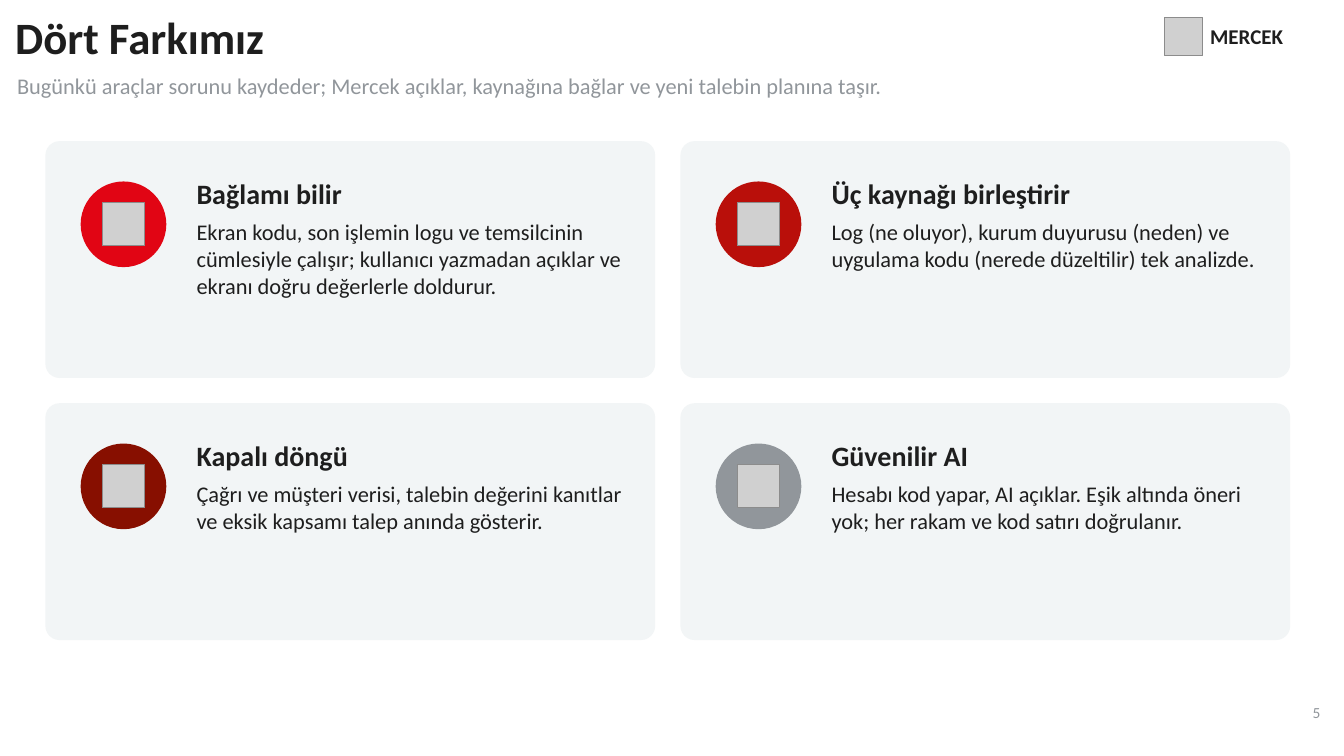
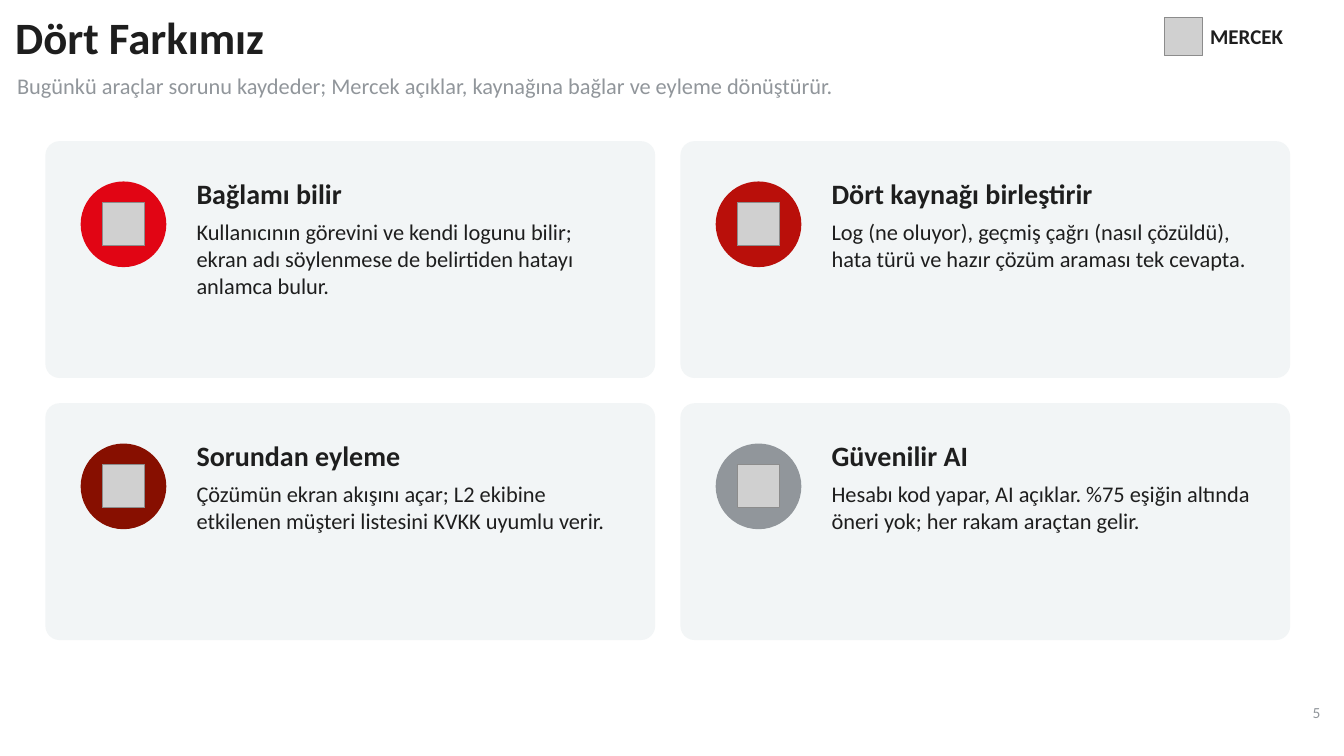
Before and after one commit to SeyhanAmasyalii/ZTHackathonStudyWithData, a slide deck: slide 5 of presentation/Mercek_AI_Overflow_Sunum.pptx. Drawn at 1344x756 pixels with LibreOffice and Linux fonts; fonts in the diff are those of the drawing; grey boxes stand for pictures; background and template pictures are left out. Boxes give left, top, right and bottom in pixels: in the first picture for what was removed or moved away, otherwise in the second. Text is boxed around its words. In the diff, an @@ line names an element or a change of style, - is before the commit and + after.

```diff
--- a/presentation/Mercek_AI_Overflow_Sunum.pptx
+++ b/presentation/Mercek_AI_Overflow_Sunum.pptx
@@ text at (x1=17, y1=78, x2=832, y2=98): text changed @@
-Bugünkü araçlar sorunu kaydeder; Mercek açıklar, kaynağına bağlar ve yeni talebin planına taşır.
+Bugünkü araçlar sorunu kaydeder; Mercek açıklar, kaynağına bağlar ve eyleme dönüştürür.
@@ text at (x1=832, y1=184, x2=1245, y2=271): text changed @@
-Üç kaynağı birleştirir
-Log (ne oluyor), kurum duyurusu (neden) ve uygulama kodu (nerede düzeltilir) tek analizde.
+Dört kaynağı birleştirir
+Log (ne oluyor), geçmiş çağrı (nasıl çözüldü), hata türü ve hazır çözüm araması tek cevapta.
@@ text at (x1=197, y1=224, x2=573, y2=294): text changed @@
-Ekran kodu, son işlemin logu ve temsilcinin cümlesiyle çalışır; kullanıcı yazmadan açıklar ve ekranı doğru değerlerle doldurur.
+Kullanıcının görevini ve kendi logunu bilir; ekran adı söylenmese de belirtiden hatayı anlamca bulur.
@@ text at (x1=197, y1=446, x2=604, y2=533): text changed @@
-Kapalı döngü
-Çağrı ve müşteri verisi, talebin değerini kanıtlar ve eksik kapsamı talep anında gösterir.
+Sorundan eyleme
+Çözümün ekran akışını açar; L2 ekibine etkilenen müşteri listesini KVKK uyumlu verir.
@@ text at (x1=832, y1=486, x2=1249, y2=533): text changed @@
-Hesabı kod yapar, AI açıklar. Eşik altında öneri yok; her rakam ve kod satırı doğrulanır.
+Hesabı kod yapar, AI açıklar. %75 eşiğin altında öneri yok; her rakam araçtan gelir.
```
Also in this commit, not shown: 4 other slides changed, 1 slide added, 1 slide removed, 2 other files.
